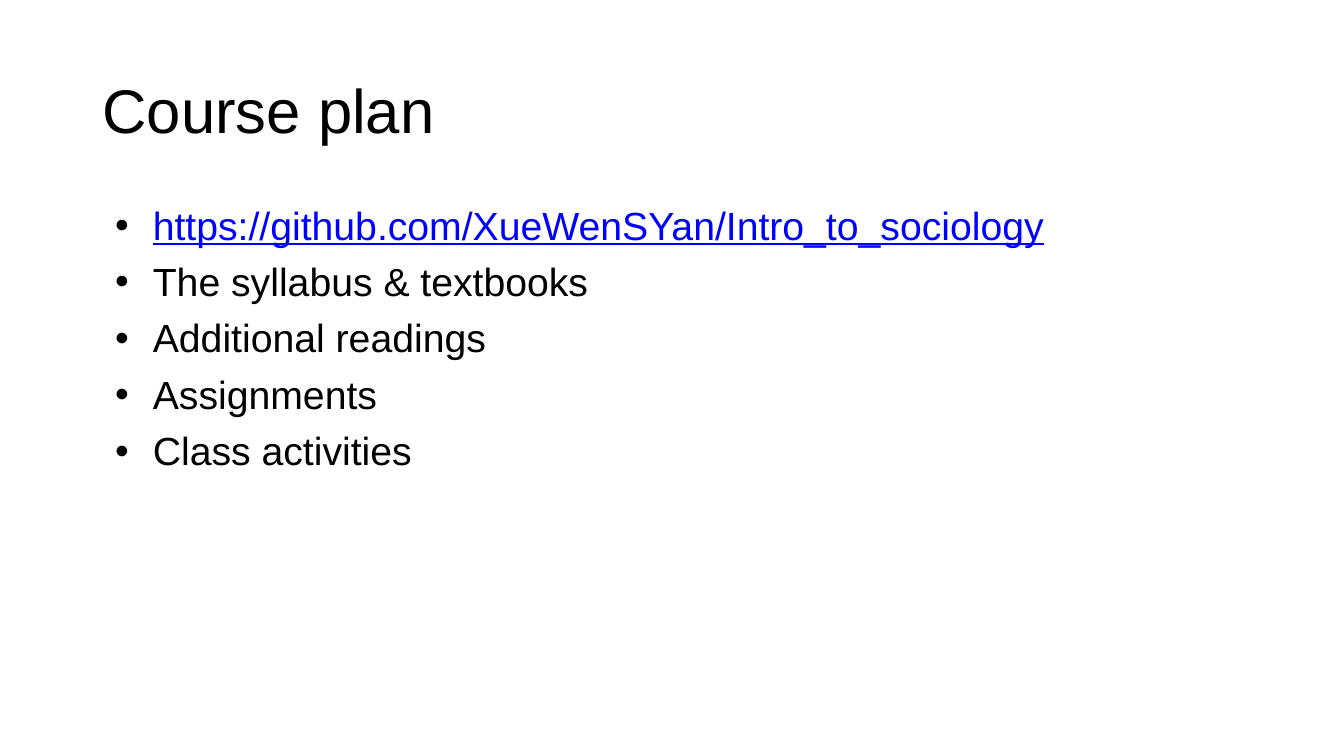
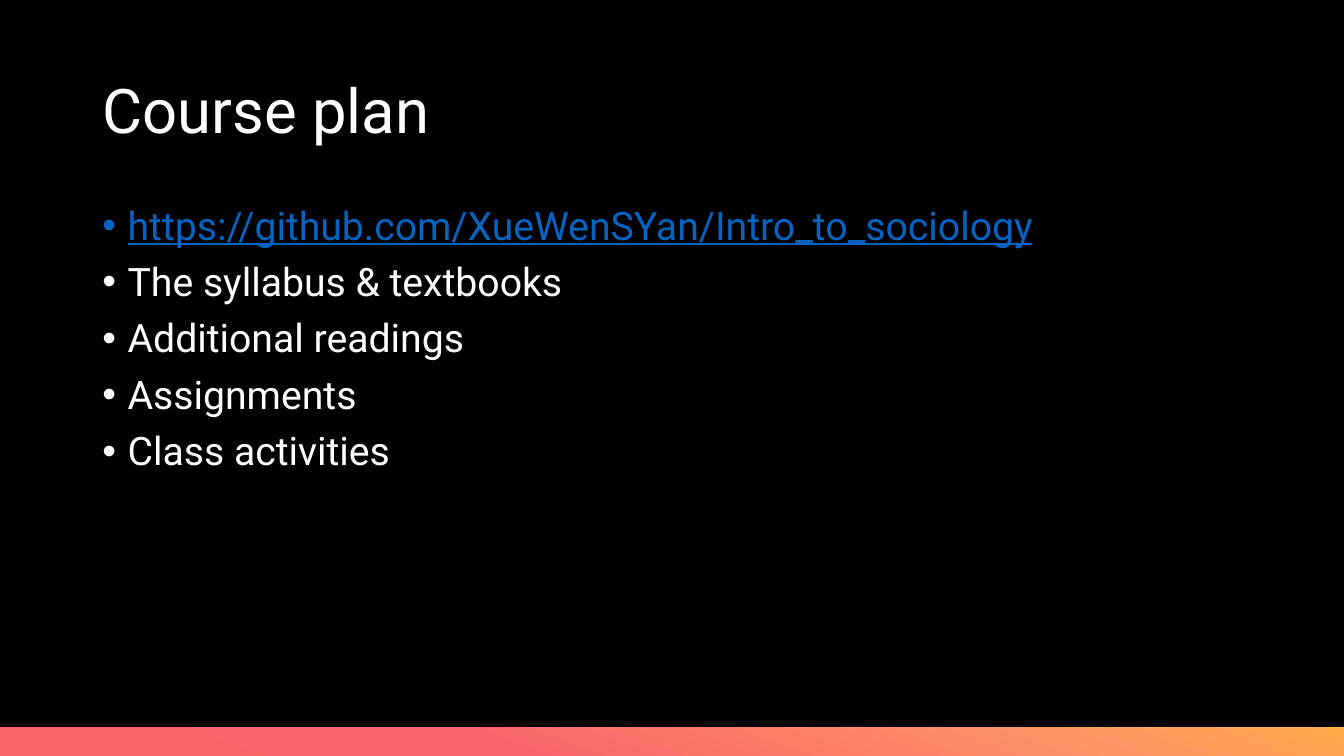
Before and after one commit to XueWenSYan/Intro_to_sociology, a slide deck: slide 2 of Meetings 1 & 2.pptx (slide 3 before the commit). Drawn at 1344x756 pixels with LibreOffice and Linux fonts; fonts in the diff are those of the drawing. Boxes give left, top, right and bottom in pixels: in the first picture for what was removed or moved away, otherwise in the second. Text is boxed around its words. In the diff, an @@ line names an element or a change of style, - is before the commit and + after.

```diff
--- a/Meetings 1 & 2.pptx
+++ b/Meetings 1 & 2.pptx
@@ background #FFFFFF to #000000 @@
@@ title "Course plan" at bbox=[102, 86, 429, 146]: font Arial to Roboto, text colour #000000 to #FFFFFF @@
@@ text "https://github.com/XueWenSYan/Intro_to_sociology" at bbox=[128, 210, 1033, 466]: font Arial to Roboto; text colour #0000FF to #0563C1 in "https://github.com/XueWenSYan/Intro_to_sociology"; text colour #000000 to #FFFFFF in "The syllabus & textbooks", "Additional readings", "Assignments", "Class activities"; indent changed @@
@@ rectangle added at bbox=[0, 727, 1344, 756], fill gradient #FFAA49 to #FE9364 to #F9656A to #F96566 @@
```
Also in this commit, not shown: 20 other slides changed, 2 slides added, 2 slides removed, 2 other files.
